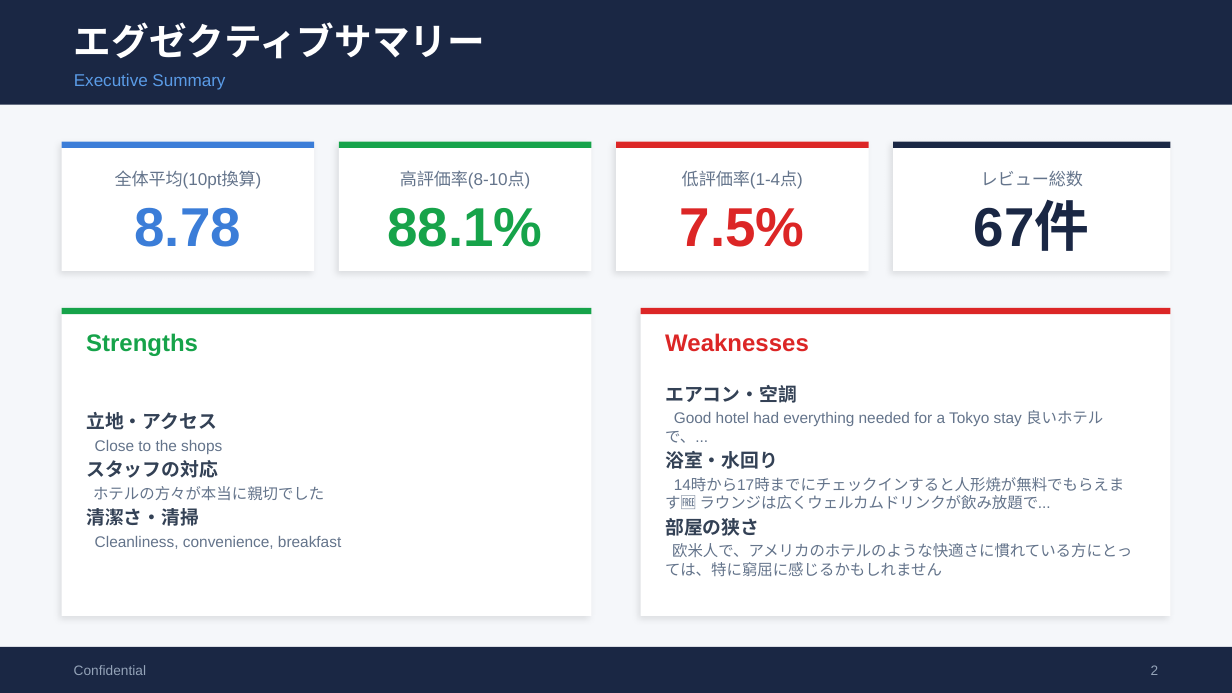
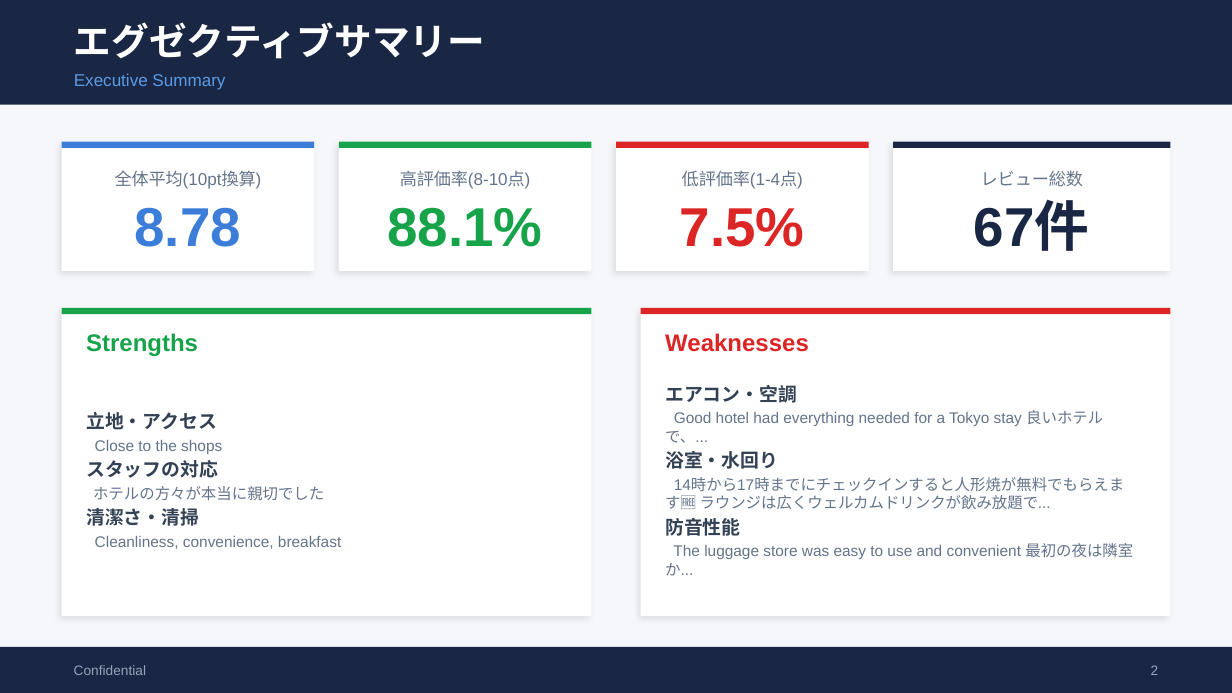
Before and after one commit to TAKAHASHIMITSUGU329/primechange-portal, a slide deck: slide 2 of 納品レポート/ホテル別レポート/comfort_era_higashikanda_口コミ分析レポート.pptx. Drawn at 1232x693 pixels with LibreOffice and Linux fonts; fonts in the diff are those of the drawing. Boxes give left, top, right and bottom in pixels: in the first picture for what was removed or moved away, otherwise in the second. Text is boxed around its words. In the diff, an @@ line names an element or a change of style, - is before the commit and + after.

```diff
--- a/納品レポート/ホテル別レポート/comfort_era_higashikanda_口コミ分析レポート.pptx
+++ b/納品レポート/ホテル別レポート/comfort_era_higashikanda_口コミ分析レポート.pptx
@@ text at (x1=665, y1=543, x2=1133, y2=576): text changed @@
-部屋の狭さ
-欧米人で、アメリカのホテルのような快適さに慣れている方にとっては、特に窮屈に感じるかもしれません
+防音性能
+The luggage store was easy to use and convenient 最初の夜は隣室か...
```
Also in this commit, not shown: 2 other slides changed, 37 other files.
